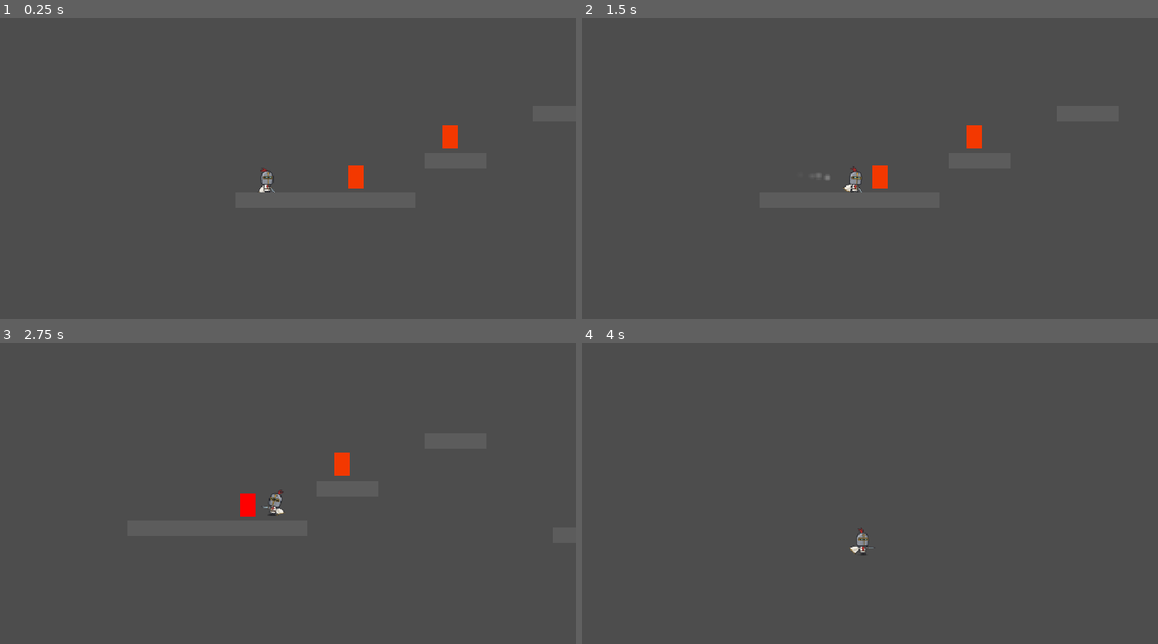
Above: before the commit, frames 1-4 (two rows, left to right).
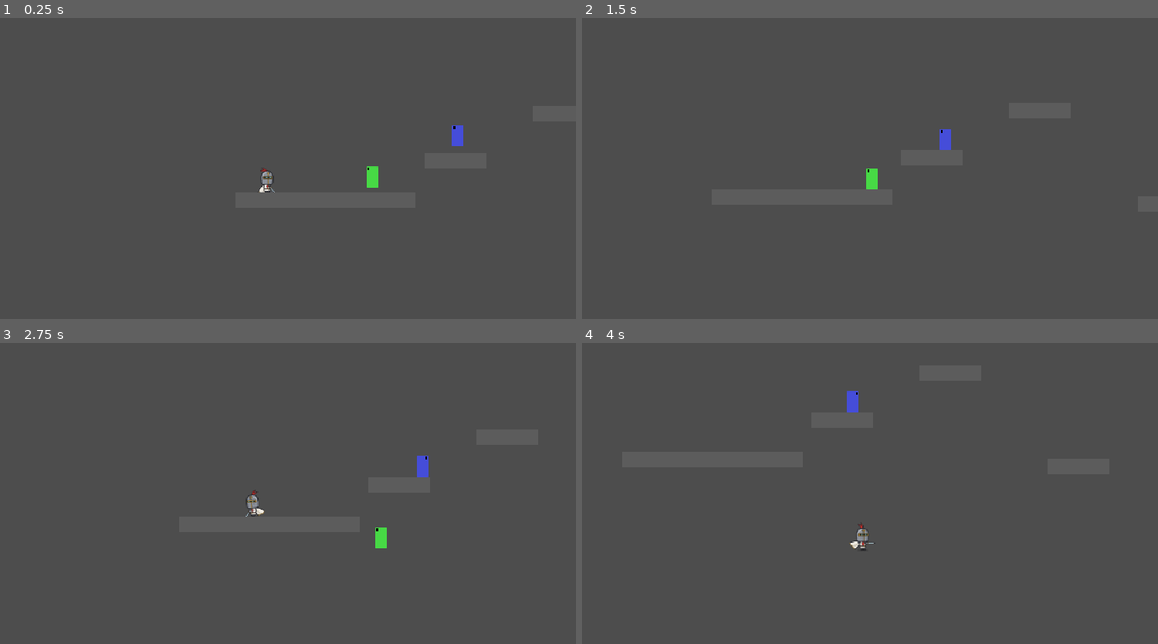
Above: after the commit, the same moments.

Repository: Jadelaawar42027/inferno-game-jam
Game: Godot game, scene res://scenes/levels/scene_1.tscn
Same seed, same stepped clock (60 frames per second), same inputs: the game is played once before the commit and once after it.
Inputs (mouse positions are in pixels of both pictures, inside the frame that each line leads up to):
- Up to frame 1 (0.25 s): no input
- Up to frame 2 (1.5 s): move the mouse to (985, 174) at 0.52 s; hold D (move_right) from 0.53 s (still down); click (985, 174) at 0.6 s; tap Space (jump) at 0.77 s; move the mouse to (726, 207) at 1.27 s; click (726, 207) at 1.35 s
- Up to frame 3 (2.75 s): tap Space (jump) at 1.52 s; move the mouse to (328, 439) at 2.02 s; release D (move_right) at 2.03 s; hold A (move_left) from 2.03 s (still down); click (328, 439) at 2.1 s
- Up to frame 4 (4 s): move the mouse to (818, 586) at 2.77 s; release A (move_left) at 2.78 s; hold D (move_right) from 2.78 s (still down); click (818, 586) at 2.85 s; tap Space (jump) at 3.02, 3.77 s; move the mouse to (1037, 568) at 3.52 s; click (1037, 568) at 3.6 s

The runs differ from the first frame. In frame 1, 0.6% of the frame differs, in the area x 60-81%, y 35-57%; in frame 2, 0.8%; in frame 3, 0.9%, in the area x 41-75%, y 36-69%; in frame 4, 0.3%.

Commit message:
fixed the enemies to match wat we have for components

Diff:
--- a/scenes/enemies/enemy.tscn
+++ b/scenes/enemies/enemy.tscn
@@ -3,11 +3,11 @@
 [ext_resource type="Script" uid="uid://bflvhcxl2d2ca" path="res://scripts/enemies/enemy.gd" id="1_6xk8f"]
 [ext_resource type="Texture2D" uid="uid://c6m46aup6amqy" path="res://assets/art/temp_enemy.svg" id="2_8e3ao"]
 [ext_resource type="Shader" uid="uid://bcycvorrmew66" path="res://scenes/enemies/hitflash.gdshader" id="2_38ino"]
+[ext_resource type="PackedScene" uid="uid://bc8hi61nfjm5p" path="res://scenes/Components/health_component.tscn" id="4_nb6gf"]
+[ext_resource type="PackedScene" uid="uid://bvschcfxqd4kd" path="res://scenes/Components/hurtbox.tscn" id="5_jt03m"]
+[ext_resource type="PackedScene" uid="uid://bsxufnevdum76" path="res://scenes/Components/hitbox.tscn" id="6_n7575"]
 
 [sub_resource type="RectangleShape2D" id="RectangleShape2D_3mldf"]
-size = Vector2(12, 22)
-
-[sub_resource type="RectangleShape2D" id="RectangleShape2D_8up58"]
 size = Vector2(12, 22)
 
 [sub_resource type="ShaderMaterial" id="ShaderMaterial_ectdm"]
@@ -17,25 +17,44 @@
 shader_parameter/flash_amount = 0.0
 shader_parameter/additive_mix = 0.0
 
+[sub_resource type="RectangleShape2D" id="RectangleShape2D_qch6t"]
+resource_local_to_scene = true
+size = Vector2(12, 22)
+
+[sub_resource type="RectangleShape2D" id="RectangleShape2D_y5th1"]
+resource_local_to_scene = true
+size = Vector2(12, 22)
+
 [node name="Enemy" type="CharacterBody2D" unique_id=319771871]
-visible = false
 collision_layer = 4
 script = ExtResource("1_6xk8f")
 
 [node name="CollisionShape2D" type="CollisionShape2D" parent="." unique_id=220595465]
-position = Vector2(1, 0)
 shape = SubResource("RectangleShape2D_3mldf")
-
-[node name="Hitbox" type="Area2D" parent="." unique_id=1854460611]
-collision_layer = 16
-collision_mask = 2
-
-[node name="CollisionShape2D" type="CollisionShape2D" parent="Hitbox" unique_id=1326313942]
-position = Vector2(1, 0)
-shape = SubResource("RectangleShape2D_8up58")
 
 [node name="Sprite2D" type="Sprite2D" parent="." unique_id=1340461075]
 material = SubResource("ShaderMaterial_ectdm")
 texture = ExtResource("2_8e3ao")
 
-[connection signal="body_entered" from="Hitbox" to="." method="_on_hitbox_body_entered"]
+[node name="HealthComponent" parent="." unique_id=555885103 instance=ExtResource("4_nb6gf")]
+max_health = 10
+
+[node name="Hurtbox" parent="." unique_id=887145532 node_paths=PackedStringArray("health") instance=ExtResource("5_jt03m")]
+collision_layer = 128
+collision_mask = 0
+health = NodePath("../HealthComponent")
+
+[node name="CollisionShape2D" parent="Hurtbox" index="0" unique_id=1868882131]
+shape = SubResource("RectangleShape2D_qch6t")
+
+[node name="ContactHitbox" parent="." unique_id=1898026828 instance=ExtResource("6_n7575")]
+collision_layer = 16
+collision_mask = 64
+damage = 1
+persistent = true
+
+[node name="CollisionShape2D" parent="ContactHitbox" index="0" unique_id=612733107]
+shape = SubResource("RectangleShape2D_y5th1")
+
+[editable path="Hurtbox"]
+[editable path="ContactHitbox"]
--- a/scenes/enemies/enemyHeavy.tscn
+++ b/scenes/enemies/enemyHeavy.tscn
@@ -15,22 +15,26 @@
 [sub_resource type="CircleShape2D" id="CircleShape2D_3mldf"]
 radius = 25.019993
 
+[sub_resource type="RectangleShape2D" id="RectangleShape2D_fhf6d"]
+resource_local_to_scene = true
+size = Vector2(12, 22)
+
+[sub_resource type="RectangleShape2D" id="RectangleShape2D_c6sqk"]
+resource_local_to_scene = true
+size = Vector2(12, 22)
+
 [node name="Enemy" unique_id=319771871 instance=ExtResource("1_waqqm")]
-visible = true
 script = ExtResource("2_waqqm")
+walk_speed = 10.0
 
-[node name="CollisionShape2D" parent="." index="0" unique_id=220595465]
-visible = false
-
-[node name="Hitbox" parent="." index="1" unique_id=1854460611]
-visible = false
-
-[node name="Sprite2D" parent="." index="2" unique_id=1340461075]
-material = SubResource("ShaderMaterial_fhf6d")
+[node name="Sprite2D" parent="." index="1" unique_id=1340461075]
+material = SubResource("ShaderMaterial_waqqm")
 texture = ExtResource("4_waqqm")
 
+[node name="HealthComponent" parent="." index="2" unique_id=555885103]
+max_health = 15
+
 [node name="Check_Platform" type="RayCast2D" parent="." index="3" unique_id=703057103]
-visible = false
 position = Vector2(7, 0)
 target_position = Vector2(0, 16)
 
@@ -42,5 +46,14 @@
 shape = SubResource("CircleShape2D_3mldf")
 debug_color = Color(0.69198674, 0.48641932, 0.2929939, 0.41960785)
 
+[node name="CollisionShape2D" parent="Hurtbox" parent_id_path=PackedInt32Array(887145532) index="0" unique_id=1868882131]
+shape = SubResource("RectangleShape2D_fhf6d")
+
+[node name="CollisionShape2D" parent="ContactHitbox" parent_id_path=PackedInt32Array(1898026828) index="0" unique_id=612733107]
+shape = SubResource("RectangleShape2D_c6sqk")
+
 [connection signal="body_entered" from="DetectionRadius" to="." method="_on_detection_radius_body_entered"]
 [connection signal="body_exited" from="DetectionRadius" to="." method="_on_detection_radius_body_exited"]
+
+[editable path="Hurtbox"]
+[editable path="ContactHitbox"]
--- a/scenes/enemies/enemyInfantry.tscn
+++ b/scenes/enemies/enemyInfantry.tscn
@@ -4,8 +4,9 @@
 [ext_resource type="Script" uid="uid://cx30mg5bxp6r4" path="res://scripts/enemies/enemyInfantry.gd" id="2_6xbgx"]
 [ext_resource type="Shader" uid="uid://bcycvorrmew66" path="res://scenes/enemies/hitflash.gdshader" id="2_08pws"]
 [ext_resource type="Texture2D" uid="uid://bwufakh3eeoq0" path="res://assets/art/temp_enemy_infantry.svg" id="3_08pws"]
+[ext_resource type="PackedScene" uid="uid://bsxufnevdum76" path="res://scenes/Components/hitbox.tscn" id="5_vyw6b"]
 
-[sub_resource type="ShaderMaterial" id="ShaderMaterial_6xbgx"]
+[sub_resource type="ShaderMaterial" id="ShaderMaterial_w6bsu"]
 resource_local_to_scene = true
 shader = ExtResource("2_08pws")
 shader_parameter/flash_color = Color(1, 1, 1, 1)
@@ -15,22 +16,32 @@
 [sub_resource type="CircleShape2D" id="CircleShape2D_3mldf"]
 radius = 25.019993
 
+[sub_resource type="RectangleShape2D" id="RectangleShape2D_xb5ci"]
+resource_local_to_scene = true
+size = Vector2(12, 22)
+
+[sub_resource type="RectangleShape2D" id="RectangleShape2D_qv27v"]
+resource_local_to_scene = true
+size = Vector2(12, 22)
+
+[sub_resource type="RectangleShape2D" id="RectangleShape2D_uqbr0"]
+resource_local_to_scene = true
+size = Vector2(16, 16)
+
 [node name="Enemy" unique_id=319771871 instance=ExtResource("1_7q55p")]
-visible = true
 script = ExtResource("2_6xbgx")
+chase_speed = 50.0
+lunge_range = 20.0
+lunge_speed = 100.0
+windup_time = 0.3
+lunge_time = 0.3
+cooldown = 5.0
 
-[node name="CollisionShape2D" parent="." index="0" unique_id=220595465]
-visible = false
-
-[node name="Hitbox" parent="." index="1" unique_id=1854460611]
-visible = false
-
-[node name="Sprite2D" parent="." index="2" unique_id=1340461075]
-material = SubResource("ShaderMaterial_6xbgx")
+[node name="Sprite2D" parent="." index="1" unique_id=1340461075]
+material = SubResource("ShaderMaterial_w6bsu")
 texture = ExtResource("3_08pws")
 
 [node name="Check_Platform" type="RayCast2D" parent="." index="3" unique_id=703057103]
-visible = false
 position = Vector2(7, 0)
 target_position = Vector2(0, 16)
 
@@ -42,5 +53,24 @@
 shape = SubResource("CircleShape2D_3mldf")
 debug_color = Color(0.69198674, 0.48641932, 0.2929939, 0.41960785)
 
+[node name="CollisionShape2D" parent="Hurtbox" parent_id_path=PackedInt32Array(887145532) index="0" unique_id=1868882131]
+shape = SubResource("RectangleShape2D_xb5ci")
+
+[node name="CollisionShape2D" parent="ContactHitbox" parent_id_path=PackedInt32Array(1898026828) index="0" unique_id=612733107]
+shape = SubResource("RectangleShape2D_qv27v")
+
+[node name="LungeHitbox" parent="." index="7" unique_id=1898026828 instance=ExtResource("5_vyw6b")]
+position = Vector2(10, 0)
+collision_layer = 16
+collision_mask = 64
+damage = 1
+
+[node name="CollisionShape2D" parent="LungeHitbox" index="0" unique_id=612733107]
+shape = SubResource("RectangleShape2D_uqbr0")
+
 [connection signal="body_entered" from="DetectionRadius" to="." method="_on_detection_radius_body_entered"]
 [connection signal="body_exited" from="DetectionRadius" to="." method="_on_detection_radius_body_exited"]
+
+[editable path="Hurtbox"]
+[editable path="ContactHitbox"]
+[editable path="LungeHitbox"]
--- a/scenes/levels/scene_1.tscn
+++ b/scenes/levels/scene_1.tscn
@@ -2,7 +2,8 @@
 
 [ext_resource type="PackedScene" uid="uid://deejvq1mv7666" path="res://scenes/player/player.tscn" id="1_e77pf"]
 [ext_resource type="PackedScene" uid="uid://cmxd0mu2gy1gr" path="res://scenes/player/platform.tscn" id="2_ake7g"]
-[ext_resource type="PackedScene" uid="uid://cuc72ti0bomoo" path="res://scenes/Components/test_dummy.tscn" id="3_ectdm"]
+[ext_resource type="PackedScene" uid="uid://cqafy7ipeychu" path="res://scenes/enemies/enemyInfantry.tscn" id="3_drx3o"]
+[ext_resource type="PackedScene" uid="uid://wll4q5h4hwvl" path="res://scenes/enemies/enemyHeavy.tscn" id="4_mok1g"]
 
 [node name="TestArea" type="Node2D" unique_id=1130552543]
 
@@ -27,8 +28,8 @@
 [node name="Platform5" parent="." unique_id=1585276328 instance=ExtResource("2_ake7g")]
 position = Vector2(440, 21)
 
-[node name="TestDummy" parent="." unique_id=1285509833 instance=ExtResource("3_ectdm")]
-position = Vector2(92, 2)
+[node name="Enemy" parent="." unique_id=319771871 instance=ExtResource("3_drx3o")]
+position = Vector2(104, -39)
 
-[node name="TestDummy2" parent="." unique_id=751473398 instance=ExtResource("3_ectdm")]
-position = Vector2(190, -40)
+[node name="Enemy2" parent="." unique_id=1771310597 instance=ExtResource("4_mok1g")]
+position = Vector2(195, -82)
--- a/scripts/enemies/enemy.gd
+++ b/scripts/enemies/enemy.gd
@@ -1,65 +1,72 @@
 extends CharacterBody2D
 class_name Enemy
 
-#Signals
-signal HEALTH_DEPLETED
 
-#EXPORT var
-@export var MAX_HEALTH: int = 10
-@export var MEDIUM_ATTACK: int = 1
-var MOVEMENT: float = 10.0
-@export var TURN_SPEED: float = 10.0
-@export var FLASH_HIT: float = 0.2
+@export var flash_time := 0.2
+@onready var check_platform: RayCast2D = get_node_or_null("Check_Platform")
 
+var _tween: Tween
 
-#EXPORT variables to possibly be removed later
-@export var PLAYER_DAMAGE: int = 1
+@export var walk_speed := 20.0
 
-var HEALTH: int
-var DEAD: bool = false
-var _tween: Tween
+@onready var health: HealthComponent = $HealthComponent
+@onready var hurtbox: Hurtbox = $Hurtbox
+@onready var sprite: Sprite2D = $Sprite2D
+
+var direction := 1.0
+var is_dead := false
+var player_target: Player = null
+var player_in_range := false
+
 
 # Called when the node enters the scene tree for the first time.
 func _ready() -> void:
-	HEALTH = MAX_HEALTH
+	health.died.connect(die)
+	hurtbox.hurt.connect(_on_hurt)
 
+func _on_hurt(_hitbox: Hitbox)->void:
+	if is_dead:
+		return
+	on_hit_flash()
 
-func die():
-	DEAD = true
-	HEALTH_DEPLETED.emit()
+func die()->void:
+	if is_dead: return
+	is_dead = true
+	hurtbox.set_deferred("monitorable", false)
 	queue_free()
 
 func on_hit_flash(color: Color = Color.WHITE) -> void:
-	var mat := $Sprite2D.material as ShaderMaterial
+	var mat := sprite.material as ShaderMaterial
 	if mat == null:
 		return
 	mat.set_shader_parameter("flash_color", color)
 	if _tween:
 		_tween.kill()
 	_tween = create_tween()
-	_tween.tween_method(func(v): mat.set_shader_parameter("flash_amount", v), 1.0, 0.0, FLASH_HIT)
+	_tween.tween_method(func(v: float): mat.set_shader_parameter("flash_amount", v), 1.0, 0.0, flash_time)
 
-#
-#Signal functions
-#
+func apply_gravity(delta: float)->void:
+	if not is_on_floor(): velocity += get_gravity() * delta
 
-#Sig of damage taken
-func take_damage(amount):
-	#Could cause frame issues if statement is not below
-	if DEAD == true:
-		return
-	on_hit_flash()
-	HEALTH -= amount
-	if HEALTH <= 0:
-		die()
+func set_facing(dir: float) -> void:
+	direction = dir
+	sprite.flip_h = dir < 0
+	if check_platform:
+		check_platform.position.x = 7 * dir
+		check_platform.force_raycast_update()
 
 
-func _on_hitbox_body_entered(body: Node2D) -> void:
+func patrol()->void:
+	velocity.x = direction * walk_speed
+	if is_on_wall(): set_facing(-direction)
+	elif check_platform and is_on_floor() and not check_platform.is_colliding(): set_facing(-direction)
+
+func _on_detection_radius_body_entered(body: Node2D) -> void:
 	if body is Player:
-		take_damage(PLAYER_DAMAGE)
+		player_target = body
+		player_in_range = true
 
-#Gravity func taken from https://www.youtube.com/watch?v=kHki30-DxRQ&t=16s
-func _physics_process(delta: float) -> void:
-	if not is_on_floor():
-		velocity += get_gravity() * delta
-	move_and_slide()
+func _on_detection_radius_body_exited(body: Node2D) -> void:
+	if body == player_target:
+		player_in_range = false
+		player_target = null
--- a/scripts/enemies/enemyHeavy.gd
+++ b/scripts/enemies/enemyHeavy.gd
@@ -1,50 +1,19 @@
 extends Enemy
 
+enum State { PATROL, CHARGE, SLAM }
+var state := State.PATROL
 
-#State machine of different stances the enemy can have
-enum STATES{PATROL, CHARGE, SLAM}
-var CURRENTSTATE = STATES.PATROL
-
-#Walk vars
-@export var SPEED_WALK = 10
-var PATROL_RANGE = 10
-var DIRECTION = 1
+func _physics_process(delta: float) -> void:
+	apply_gravity(delta)
+	match state:
+		State.PATROL: patrol()
+		State.CHARGE: charge(delta)
+		State.SLAM: slam(delta)
+	move_and_slide()
 
 
-#Charge Vars
-
-
-#Slam vars
-
-#Same loop
-func _physics_process(delta: float) -> void:
-
-	#Changes enemy behavior
-	if CURRENTSTATE == STATES.PATROL:
-		_enemyHeavy_patrol(delta)
-	elif CURRENTSTATE == STATES.CHARGE:
-		_enemyHeavy_charge(delta)
-	elif CURRENTSTATE == STATES.SLAM:
-		_enemyHeavy_slam(delta)
-	super(delta)
-
-#Patrol will be the same as the other
-#probably should have this be a function that is called
-func _enemyHeavy_patrol(delta):
-	velocity.x = SPEED_WALK * DIRECTION
-	if not $Check_Platform.is_colliding():
-		if is_on_floor():
-			DIRECTION = DIRECTION * -1
-			#Flips the asset and raycast
-			$Sprite2D.flip_h = DIRECTION == -1
-			$Check_Platform.position.x = 7 * DIRECTION
-
-
-
-#Charge would be like chase
-func _enemyHeavy_charge(delta):
+func charge(_delta: float)->void:
 	pass
 
-#Slam is slow and will have massive attack
-func _enemyHeavy_slam(delta):
+func slam(_delta: float)-> void:
 	pass
--- a/scripts/enemies/enemyInfantry.gd
+++ b/scripts/enemies/enemyInfantry.gd
@@ -1,116 +1,70 @@
 extends Enemy
 
 
+enum State { PATROL, CHASE, LUNGE }
+var state := State.PATROL
 
-#States the enemy can be in
-enum STATES{PATROL, CHASE, LUNGE}
-var CURRENTSTATE = STATES.PATROL
+@export var chase_speed := 50.0
+@export var lunge_range := 20.0
+@export var lunge_speed := 100.0
+@export var windup_time := 0.3
+@export var lunge_time := 0.3
+@export var cooldown := 5.0
 
-#Walk vars
-@export var SPEED_WALK = 20
-var PATROL_RANGE = 10
-var DIRECTION = 1
+var cooldown_timer := 0.0
+var windup_timer := 0.0
+var lunge_timer := 0.0
+var lunge_dir := 1.0
+var lunge_started := false
 
-#Chase vars
-var SPEED_CHASE = 50
-var CHASE_RANGE = 10
+@onready var lunge_hitbox: Hitbox = $LungeHitbox
 
 
-#Lunge vars
-var RANGE_LUNGE = 20
-var WINDUP_TIME = .3
-var LUNGE_TIME = .3
-var COOLDOWN = 5.0 #secs
-var LUNGE_DIRECITON = 0
-var LUNGE_SPEED = 100
+func _physics_process(delta: float) -> void:
+	apply_gravity(delta)
+	cooldown_timer -= delta
+	if not player_in_range and state != State.LUNGE: state = State.PATROL
+	if player_in_range:
+		var dx := player_target.global_position.x - global_position.x
+		if state == State.PATROL and signf(dx) == direction: state = State.CHASE
+		if state == State.CHASE and absf(dx) < lunge_range and cooldown_timer <= 0: start_lunge()
+	match state:
+		State.PATROL: patrol()
+		State.CHASE: chase()
+		State.LUNGE: lunge(delta)
+	move_and_slide()
 
-#Will be reduced then knocked back up to the times above
-var COOLDOWN_TIMER = 0.0
-var WINDUP_TIMER = .3
-var LUNGE_TIMER = .3
+func set_facing(dir: float)-> void:
+	super(dir)
+	lunge_hitbox.position.x = 10 * dir
 
-#Signal functions
-var BODY_ENTERED = false
-var PLAYER_SEEN = false
-var PLAYER_TARGET
+func chase()->void:
+	var dir := signf(player_target.global_position.x - global_position.x)
+	if dir != 0: set_facing(dir)
+	if check_platform.is_colliding(): velocity.x = direction * chase_speed
+	else: velocity.x = 0
 
-#baseline movement function that will reach out to others
+func start_lunge()->void:
+	state = State.LUNGE
+	windup_timer = windup_time
+	lunge_timer = lunge_time
+	lunge_dir = direction
+	lunge_started = false
+	on_hit_flash(Color.RED)
 
-func _physics_process(delta: float) -> void:
+func lunge(delta: float)->void:
+	velocity.x = 0
+	if windup_timer > 0:
+		windup_timer -= delta
+		return
+	if not lunge_started:
+		lunge_started = true
+		lunge_hitbox.activate()
+	velocity.x = lunge_dir * lunge_speed
+	lunge_timer -= delta
+	if lunge_timer <= 0: end_lunge()
 
-	COOLDOWN_TIMER -= delta
-	LUNGE_DIRECITON = DIRECTION
-	#Sets the state to chase
-	if BODY_ENTERED == true and CURRENTSTATE == STATES.PATROL:
-		if signf(PLAYER_TARGET.global_position.x - self.global_position.x ) == DIRECTION:
-			CURRENTSTATE = STATES.CHASE
-
-	#Sets the state to Lunge
-	if BODY_ENTERED == true and CURRENTSTATE == STATES.CHASE:
-		if abs(PLAYER_TARGET.global_position.x - self.global_position.x) < RANGE_LUNGE:
-			if COOLDOWN_TIMER <= 0:
-				CURRENTSTATE = STATES.LUNGE
-
-	#Changes enemy behavior
-	if CURRENTSTATE == STATES.PATROL:
-		_enemyInfantry_patrol(delta)
-	elif CURRENTSTATE == STATES.CHASE:
-		_enemyInfantry_chase(delta)
-	elif CURRENTSTATE == STATES.LUNGE:
-		_enemyInfantry_lunge(delta)
-	super(delta)
-
-#Enemy patrol
-func _enemyInfantry_patrol(delta):
-	velocity.x = SPEED_WALK * DIRECTION
-	if not $Check_Platform.is_colliding():
-		if is_on_floor():
-			DIRECTION = DIRECTION * -1
-
-			#Flips the asset and raycast
-			$Sprite2D.flip_h = DIRECTION == -1
-			$Check_Platform.position.x = 7 * DIRECTION
-
-
-#Enemy chase
-func _enemyInfantry_chase(delta):
-	if $Check_Platform.is_colliding():
-		if is_on_floor():
-			velocity.x = SPEED_CHASE * signf(PLAYER_TARGET.global_position.x - self.global_position.x )
-			$Sprite2D.flip_h = signf(PLAYER_TARGET.global_position.x - self.global_position.x )
-			DIRECTION = signf(PLAYER_TARGET.global_position.x - self.global_position.x )
-			$Check_Platform.position.x = 7 * signf(PLAYER_TARGET.global_position.x - self.global_position.x )
-	elif not $Check_Platform.is_colliding():
-		velocity.x = 0
-
-
-
-#Melee lunge
-func _enemyInfantry_lunge(delta):
-	if WINDUP_TIMER > 0:
-		WINDUP_TIMER -= delta
-		velocity.x = 0
-		on_hit_flash(Color.RED)
-	if WINDUP_TIMER <= 0:
-		LUNGE_TIMER -= delta
-		velocity.x = LUNGE_DIRECITON * LUNGE_SPEED
-	#
-	#Does damage to player
-	#
-	if LUNGE_TIMER <=0:
-		CURRENTSTATE = STATES.CHASE
-		COOLDOWN_TIMER = COOLDOWN
-		WINDUP_TIMER = WINDUP_TIME
-		LUNGE_TIMER = LUNGE_TIME
-
-
-func _on_detection_radius_body_entered(body: Node2D) -> void:
-	if body is Player:
-		BODY_ENTERED = true
-		PLAYER_TARGET = body
-
-
-func _on_detection_radius_body_exited(body: Node2D) -> void:
-	if body is Player:
-		BODY_ENTERED = false
-	CURRENTSTATE = STATES.PATROL
+func end_lunge()->void:
+	lunge_hitbox.deactivate()
+	cooldown_timer = cooldown
+	state = State.CHASE
Not shown: 1 places in scenes/enemies/enemyHeavy.tscn that only renumber resources
Not shown, added: assets/art/.DS_Store
